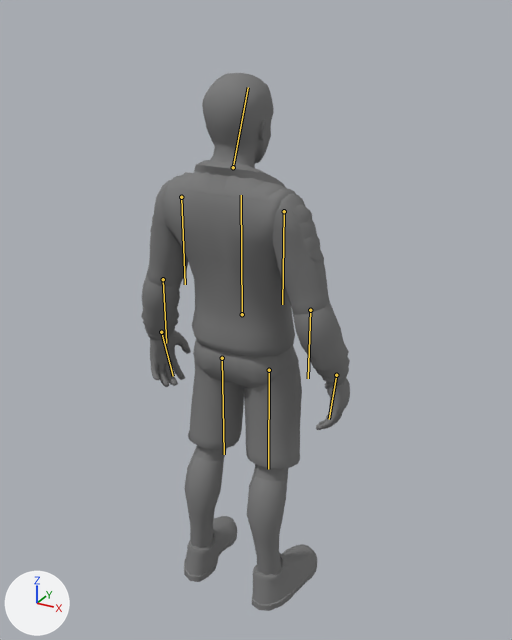
Two versions of the Blender file tools/animation_rig.blend, one commit apart.
One viewpoint serves both versions: a 50 mm lens placed at (3.22, -5.57, 5.99), pointed at (0.0, 0.27, 3.06). Arrows for +X, +Y and +Z are at lower left; the lights stay in place. The first picture is the older version. The bones that change are drawn over the model as lines.

Objects in the first picture: 'Head', 'LeftFoot', 'LeftHand', 'LeftLowerArm', 'LeftLowerLeg', 'LeftUpperArm', 'LeftUpperLeg', 'LowerTorso', 'RightFoot', 'RightHand', 'RightLowerArm', 'RightLowerLeg', 'RightUpperArm', 'RightUpperLeg', 'UpperTorso'.
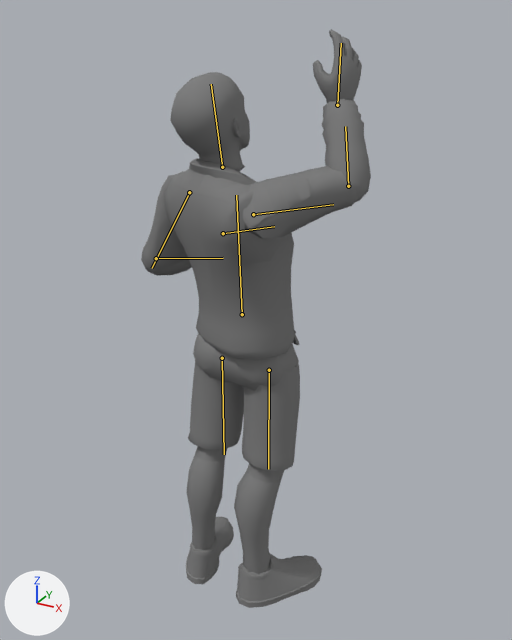
Commit message: Fishing animations

The newer file adds an action. The first version stands in its rest pose; the second is drawn at frame 20 of the action 'FishingCatch'.

Patch to the scene script:
```diff
--- a/tools/animation_rig.blend.py
+++ b/tools/animation_rig.blend.py
@@ bone_leftupperleg @@
 bone_leftupperleg = bpy.data.objects['__Rig_Armature'].pose.bones['LeftUpperLeg']  # child of 'LowerTorso'
-bone_leftupperleg.rotation_quaternion = (1.0, 0.0, 0.0, 0.0)  # degrees (0, 0, 0)
+bone_leftupperleg.rotation_quaternion = (0.998, 0.0, -0.061, 0.0)  # degrees (0, -7, 0)
@@ bone_rightupperleg @@
 bone_rightupperleg = bpy.data.objects['__Rig_Armature'].pose.bones['RightUpperLeg']  # child of 'LowerTorso'
-bone_rightupperleg.rotation_quaternion = (1.0, 0.0, 0.0, 0.0)  # degrees (0, 0, 0)
+bone_rightupperleg.rotation_quaternion = (0.977, 0.0, 0.212, 0.0)  # degrees (0, 24, 0)
@@ bone_uppertorso @@
 bone_uppertorso = bpy.data.objects['__Rig_Armature'].pose.bones['UpperTorso']  # child of 'LowerTorso'
-bone_uppertorso.rotation_quaternion = (1.0, 0.0, 0.0, 0.0)  # degrees (0, 0, 0)
+bone_uppertorso.rotation_quaternion = (0.974, 0.011, -0.224, 0.014)  # degrees (1, -26, 1)
@@ bone_head @@
 bone_head = bpy.data.objects['__Rig_Armature'].pose.bones['Head']  # child of 'UpperTorso'
-bone_head.rotation_quaternion = (1.0, 0.0, 0.0, 0.0)  # degrees (0, 0, 0)
+bone_head.rotation_quaternion = (0.96, 0.214, 0.168, 0.072)  # degrees (27, 17, 13)
@@ bone_leftupperarm @@
 bone_leftupperarm = bpy.data.objects['__Rig_Armature'].pose.bones['LeftUpperArm']  # child of 'UpperTorso'
-bone_leftupperarm.rotation_quaternion = (1.0, 0.0, 0.0, 0.0)  # degrees (0, 0, 0)
+bone_leftupperarm.rotation_quaternion = (0.925, 0.242, 0.278, -0.092)  # degrees (29, 34, -2)
@@ bone_leftlowerarm @@
 bone_leftlowerarm = bpy.data.objects['__Rig_Armature'].pose.bones['LeftLowerArm']  # child of 'LeftUpperArm'
-bone_leftlowerarm.rotation_quaternion = (1.0, 0.0, 0.0, 0.0)  # degrees (0, 0, 0)
+bone_leftlowerarm.rotation_quaternion = (0.515, -0.857, 0.0, 0.0)  # degrees (-118, 0, 0)
@@ bone_lefthand @@
 bone_lefthand = bpy.data.objects['__Rig_Armature'].pose.bones['LeftHand']  # child of 'LeftLowerArm'
-bone_lefthand.rotation_quaternion = (1.0, 0.0, 0.0, 0.0)  # degrees (0, 0, 0)
+bone_lefthand.rotation_quaternion = (0.994, -0.006, -0.043, -0.103)  # degrees (0, -5, -12)
@@ bone_rightupperarm @@
 bone_rightupperarm = bpy.data.objects['__Rig_Armature'].pose.bones['RightUpperArm']  # child of 'UpperTorso'
-bone_rightupperarm.rotation_quaternion = (1.0, 0.0, 0.0, 0.0)  # degrees (0, 0, 0)
+bone_rightupperarm.rotation_quaternion = (0.682, -0.627, -0.264, 0.267)  # degrees (-86, -1, 44)
@@ bone_rightlowerarm @@
 bone_rightlowerarm = bpy.data.objects['__Rig_Armature'].pose.bones['RightLowerArm']  # child of 'RightUpperArm'
-bone_rightlowerarm.rotation_quaternion = (1.0, 0.0, 0.0, 0.0)  # degrees (0, 0, 0)
+bone_rightlowerarm.rotation_quaternion = (0.843, -0.539, 0.0, 0.0)  # degrees (-65, 0, 0)
@@ bone_righthand @@
 bone_righthand = bpy.data.objects['__Rig_Armature'].pose.bones['RightHand']  # child of 'RightLowerArm'
-bone_righthand.rotation_quaternion = (1.0, 0.0, 0.0, 0.0)  # degrees (0, 0, 0)
+bone_righthand.rotation_quaternion = (0.919, -0.127, 0.231, 0.295)  # degrees (-6, 30, 34)
```

Boxes (x1, y1, x2, y2) around the edits, measured in the pictures (512 x 640 px):
'UpperTorso', posed: before (162, 160, 296, 357); after (164, 158, 299, 360)
'RightUpperArm', posed (100% wider, 41% shorter): before (273, 193, 330, 315); after (243, 166, 358, 238)
'Head', posed (11% wider): before (202, 73, 274, 168); after (170, 72, 250, 171)
'RightLowerArm', posed: before (292, 303, 350, 385); after (322, 99, 371, 202)
'RightUpperLeg', posed: before (243, 364, 302, 481); after (242, 364, 300, 483)
'RightLowerLeg', posed (17% wider): before (247, 474, 287, 575); after (234, 472, 281, 574)
'LeftUpperLeg', posed: before (188, 358, 244, 461); after (188, 362, 244, 462)
'RightFoot', posed (32% wider, 19% shorter): before (252, 544, 317, 611); after (236, 554, 322, 608)
'RightHand', posed (43% wider, 42% taller): before (316, 378, 350, 430); after (313, 29, 362, 103)
'LeftLowerLeg', posed: before (184, 453, 224, 548); after (186, 455, 225, 550)
'LeftUpperArm', posed: before (147, 180, 188, 287); after (142, 171, 186, 272)
'LeftLowerArm', posed: before (141, 275, 181, 340); after (141, 254, 192, 276)
'LeftFoot', posed (9% narrower): before (184, 516, 237, 582); after (186, 516, 234, 584)
'LeftHand', posed (not visible afterwards): before (150, 330, 191, 387)
bone 'UpperTorso', root to tip: before (242, 314) to (241, 195); after (242, 314) to (236, 195)
bone 'Head', root to tip: before (233, 167) to (248, 87); after (222, 167) to (211, 84)
bone 'LeftUpperArm', root to tip: before (181, 197) to (185, 284); after (189, 192) to (152, 268)
bone 'LeftLowerArm', root to tip: before (163, 279) to (166, 343); after (156, 258) to (223, 258)
bone 'LeftHand', root to tip: before (161, 332) to (173, 376); after (223, 233) to (274, 226)
bone 'RightUpperArm', root to tip: before (284, 211) to (282, 304); after (253, 214) to (333, 204)
bone 'RightLowerArm', root to tip: before (310, 310) to (308, 378); after (348, 186) to (345, 126)
bone 'RightHand', root to tip: before (336, 375) to (329, 419); after (337, 105) to (341, 43)
